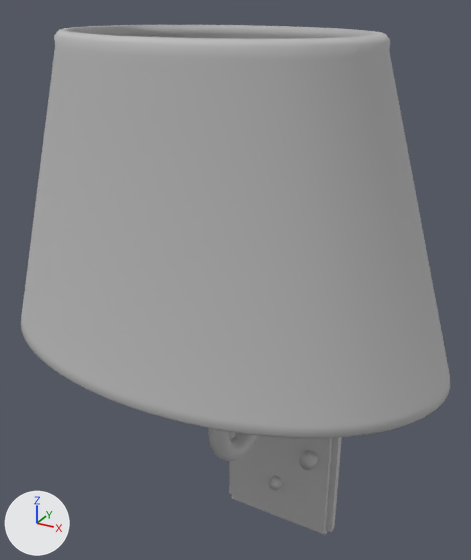
An edit to the Blender file assets/house/sconce/sconce.blend, drawn before and after from the same camera.
Camera for both pictures: a 50 mm camera at (0.143, -0.252, 0.334) aimed at (-0.005, 0.017, 0.199). The axes (+X, +Y, +Z) are drawn at lower left. The lights are the same throughout. The first picture is the older version.

The scene before the commit, as lines of its bpy script (objects in view):
```python
ob_backplatelowerfastener_005 = bpy.data.objects.new('BackplateLowerFastener.005', me_backplatelowerfastener_005)
ob_backplatelowerfastener_005.location = (0.0, 0.0, 0.0)
ob_boundedgeshade_005 = bpy.data.objects.new('BoundEdgeShade.005', me_boundedgeshade_005)
ob_boundedgeshade_005.location = (0.0, 0.0, 0.0)
ob_curvedsupportarm_005 = bpy.data.objects.new('CurvedSupportArm.005', me_curvedsupportarm_005)
ob_curvedsupportarm_005.location = (0.0, 0.0, 0.0)
ob_mountingbackplate_005 = bpy.data.objects.new('MountingBackplate.005', me_mountingbackplate_005)
ob_mountingbackplate_005.location = (0.0, 0.0, 0.0)
ob_smallswitch_005 = bpy.data.objects.new('SmallSwitch.005', me_smallswitch_005)
ob_smallswitch_005.location = (0.0, 0.0, 0.0)
```
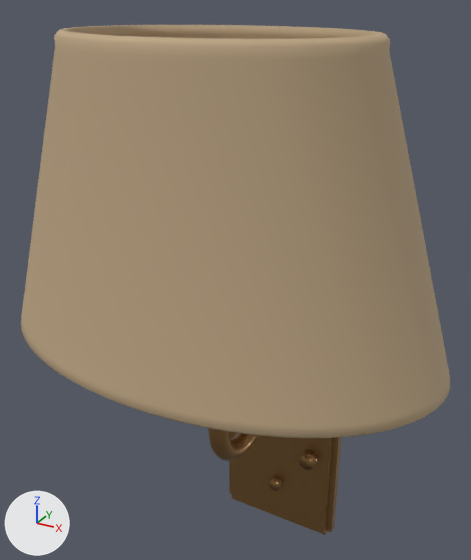
Where the change shows, as pixel boxes (x1, y1, x2, y2) in the pictures (471 x 560 px):
```json
{"object": "BoundEdgeShade.005", "change": "recoloured", "before": [21, 25, 450, 438], "after": [21, 25, 450, 438], "on screen": "grey to beige"}
{"object": "MountingBackplate.005", "change": "recoloured", "before": [229, 432, 342, 535], "after": [229, 432, 342, 535], "on screen": "grey to brown"}
{"object": "CurvedSupportArm.005", "change": "recoloured", "before": [208, 428, 260, 461], "after": [208, 428, 260, 461], "on screen": "grey to brown"}
{"object": "SmallSwitch.005", "change": "recoloured", "before": [299, 450, 318, 470], "after": [299, 450, 318, 470], "on screen": "grey to brown"}
{"object": "BackplateLowerFastener.005", "change": "recoloured", "before": [269, 476, 282, 491], "after": [269, 476, 282, 491]}
```

Edits to the scene script, one JSON object a line:
```json
{"op": "add", "block": "mat_warm_brass_detail_001", "code": ["mat_warm_brass_detail_001 = principled_material('Warm brass detail.001')", "mat_warm_brass_detail_001.base_color = (0.323, 0.178, 0.063)  # brown #9a7547", "mat_warm_brass_detail_001.metallic = 0.7", "mat_warm_brass_detail_001.roughness = 0.3"]}
{"op": "add", "block": "mat_parchment_sconce_shade", "code": ["mat_parchment_sconce_shade = principled_material('Parchment sconce shade')", "mat_parchment_sconce_shade.base_color = (0.509, 0.376, 0.227)  # beige #bda583", "mat_parchment_sconce_shade.roughness = 0.75"]}
{"block": "me_mountingbackplate_005", "where": "me_mountingbackplate_005.from_pydata(...)  # 56 vertices, 54 faces; spans x -0.039..0.039, y 0.066..0.08, z 0.0..0.2"}
{"op": "remove", "block": "me_mountingbackplate_005", "code": "me_mountingbackplate_005.materials.append(mat_sconce_neutral_shapeonly_005)  # grey #bcbcbc"}
{"op": "add", "block": "me_mountingbackplate_005", "code": "me_mountingbackplate_005.materials.append(mat_warm_brass_detail_001)  # brown #9a7547"}
{"block": "me_curvedsupportarm_005", "where": "me_curvedsupportarm_005.from_pydata(...)  # 456 vertices, 434 faces; spans x -0.0055..0.0055, y -0.0155..0.073, z 0.0945..0.195"}
{"op": "remove", "block": "me_curvedsupportarm_005", "code": "me_curvedsupportarm_005.materials.append(mat_sconce_neutral_shapeonly_005)  # grey #bcbcbc"}
{"op": "add", "block": "me_curvedsupportarm_005", "code": "me_curvedsupportarm_005.materials.append(mat_warm_brass_detail_001)  # brown #9a7547"}
{"block": "me_backplatelowerfastener_005", "where": "me_backplatelowerfastener_005.from_pydata(...)  # 48 vertices, 26 faces; spans x -0.004..0.004, y 0.061..0.068, z 0.03..0.038"}
{"op": "remove", "block": "me_backplatelowerfastener_005", "code": "me_backplatelowerfastener_005.materials.append(mat_sconce_neutral_shapeonly_005)  # grey #bcbcbc"}
{"op": "add", "block": "me_backplatelowerfastener_005", "code": "me_backplatelowerfastener_005.materials.append(mat_warm_brass_detail_001)  # brown #9a7547"}
{"block": "me_smallswitch_005", "where": "me_smallswitch_005.from_pydata(...)  # 48 vertices, 26 faces; spans x 0.018..0.028, y 0.059..0.068, z 0.058..0.068"}
{"op": "remove", "block": "me_smallswitch_005", "code": "me_smallswitch_005.materials.append(mat_sconce_neutral_shapeonly_005)  # grey #bcbcbc"}
{"op": "add", "block": "me_smallswitch_005", "code": "me_smallswitch_005.materials.append(mat_warm_brass_detail_001)  # brown #9a7547"}
{"block": "me_boundedgeshade_005", "where": "me_boundedgeshade_005.from_pydata(...)  # 640 vertices, 640 faces; spans x -0.11..0.11, y -0.08..0.06, z 0.18..0.32"}
{"op": "remove", "block": "me_boundedgeshade_005", "code": "me_boundedgeshade_005.materials.append(mat_sconce_neutral_shapeonly_005)  # grey #bcbcbc"}
{"op": "add", "block": "me_boundedgeshade_005", "code": "me_boundedgeshade_005.materials.append(mat_parchment_sconce_shade)  # beige #bda583"}
```
